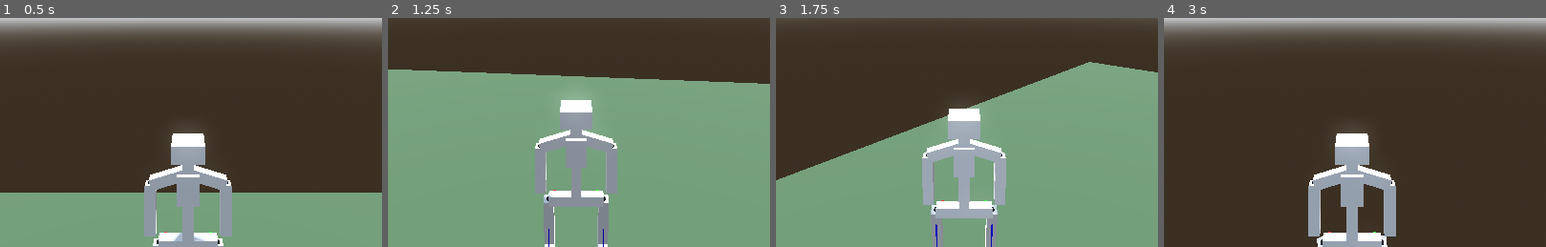
Above: before the commit, frames 1-4 (left to right).
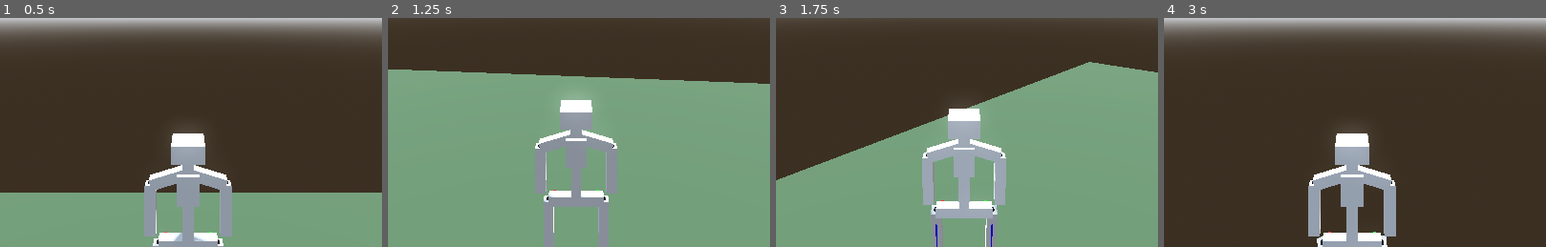
Above: after the commit, the same moments.

Repository: marcolatellafrias/character-parametric
Game: Godot game, scene res://Scenes/Demo.tscn
Two runs of this game, one before a commit and one after it. Both use one fixed random seed, a clock stepped at 60 frames per second and the inputs below.
Inputs (mouse positions are % of the whole screen's width and height, from its top left):
- Up to frame 1 (0.5 s): no input
- Up to frame 2 (1.25 s): move the mouse to (49, 52) at 0.52 s; hold W (move_forward) from 0.53 s (still down); hold E from 0.53 s (still down); tap Space (jump) at 0.77 s
- Up to frame 3 (1.75 s): keep holding W (move_forward); move the mouse to (57, 51) at 1.27 s; release E at 1.28 s; tap Q at 1.35 s; tap Space (jump) at 1.52 s
- Up to frame 4 (3 s): move the mouse to (42, 49) at 2.02 s; hold E 2.03-2.78 s; move the mouse to (51, 50) at 2.77 s; release W (move_forward) at 2.78 s; hold A (move_left) from 2.78 s (still down); tap Q at 2.85 s
The pictures show only the part of the screen within x 25-75%, y 50-100%; the shares and areas given below are measured in that part.

Frame 1 is identical in both runs. In frame 2, 0.3% of the frame differs, in the area x 40-58%, y 77-100%; in frame 3, less than 0.1%; in frame 4, less than 0.1%.

Commit message:
Descripción del cambio (por ejemplo: agregar animación de salto)

Diff:
--- a/scripts/bone_instantiator.gd
+++ b/scripts/bone_instantiator.gd
@@ -232,15 +232,20 @@
 	#var lef := create_ik_target(left_color, step_radius_walk, step_radius_turn)
 	#ik_targets.add_child(current_target)
 
+	left_leg_current_target = create_ik_target(left_color)
+	ik_targets.add_child(left_leg_current_target)
+	right_leg_current_target = create_ik_target(right_color)
+	ik_targets.add_child(right_leg_current_target)
+
 func _physics_process(_delta: float) -> void:
-	left_leg_current_target = update_ik_raycast(left_leg_raycast,left_leg_next_target,left_leg_current_target,left_upper_leg,left_lower_leg,left_leg_pole, left_color)
-	right_leg_current_target = update_ik_raycast(right_leg_raycast,right_leg_next_target,right_leg_current_target,right_upper_leg,right_lower_leg,right_leg_pole, right_color)
-
-func create_ik_target(color: Color, walk_radius: float, turn_radius: float) -> Node3D:
+	left_leg_current_target = update_ik_raycast(left_leg_raycast,left_leg_next_target,left_leg_current_target,left_upper_leg,left_lower_leg,left_leg_pole)
+	right_leg_current_target = update_ik_raycast(right_leg_raycast,right_leg_next_target,right_leg_current_target,right_upper_leg,right_lower_leg,right_leg_pole)
+
+func create_ik_target(color: Color) -> Node3D:
 	var _ik_target = Node3D.new()
 	_ik_target.add_child(DebugUtil.create_debug_cube(color))
-	_ik_target.add_child(DebugUtil.create_debug_ring(color,walk_radius))
-	_ik_target.add_child(DebugUtil.create_debug_ring(color,turn_radius))
+	_ik_target.add_child(DebugUtil.create_debug_ring(color,step_radius_walk))
+	_ik_target.add_child(DebugUtil.create_debug_ring(color,step_radius_turn))
 	return _ik_target
 
 func solve_leg_ik(
@@ -320,21 +325,15 @@
 	return twist * align * rest_basis
 
 
-func update_ik_raycast (raycast: RayCast3D, next_target: Node3D, current_target: Node3D, upper_leg: CustomBone, lower_leg: CustomBone, pole: Node3D, color: Color) -> Node3D:
+func update_ik_raycast (raycast: RayCast3D, next_target: Node3D, current_target: Node3D, upper_leg: CustomBone, lower_leg: CustomBone, pole: Node3D) -> Node3D:
 	raycast.force_raycast_update()
 	if raycast.is_colliding():
 		var collisionPoint : Vector3 = raycast.get_collision_point()
 		next_target.global_position = collisionPoint
-		if (current_target == null):
-			current_target = create_ik_target(color, step_radius_walk, step_radius_turn)
-			ik_targets.add_child(current_target)
+		var dist_traveled_xz := (Vector2(next_target.global_position.x,next_target.global_position.z) - Vector2(current_target.global_position.x,current_target.global_position.z) ).length_squared()
+		if(dist_traveled_xz>step_radius_walk):
 			current_target.global_position = collisionPoint
-		else:
-			var dist_traveled_xz := (Vector2(next_target.global_position.x,next_target.global_position.z) - Vector2(current_target.global_position.x,current_target.global_position.z) ).length_squared()
-			if(dist_traveled_xz>step_radius_walk):
-				current_target.global_position = collisionPoint
-	elif current_target:
+	else:
 		current_target.global_position = next_target.global_position
-	if(current_target):
-		solve_leg_ik(upper_leg,lower_leg,current_target.global_position,pole.global_position)
+	solve_leg_ik(upper_leg,lower_leg,current_target.global_position,pole.global_position)
 	return current_target
